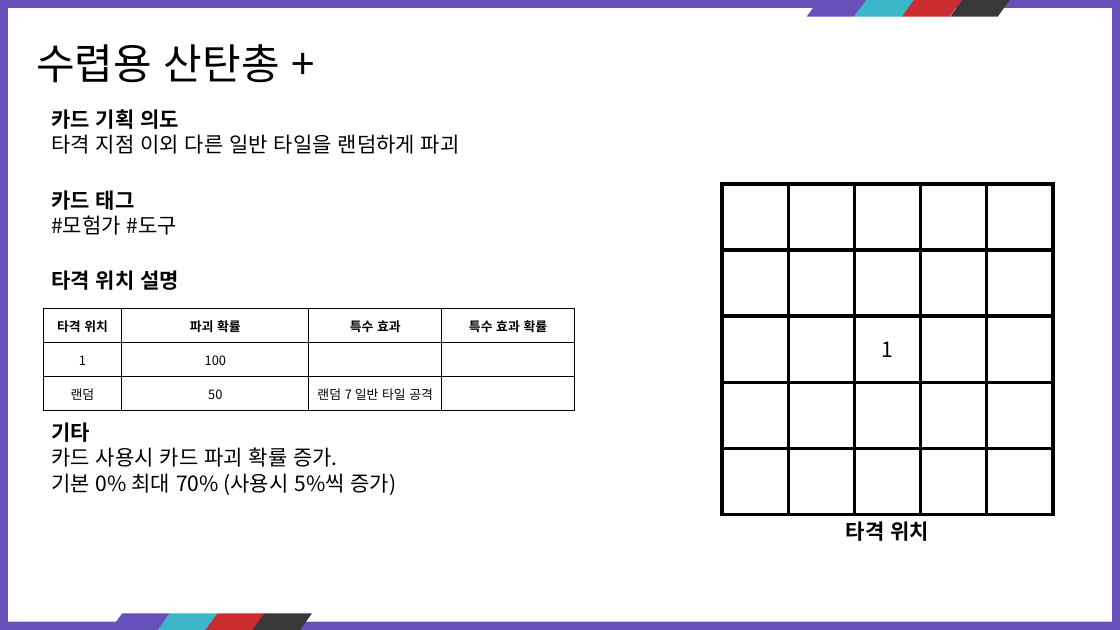
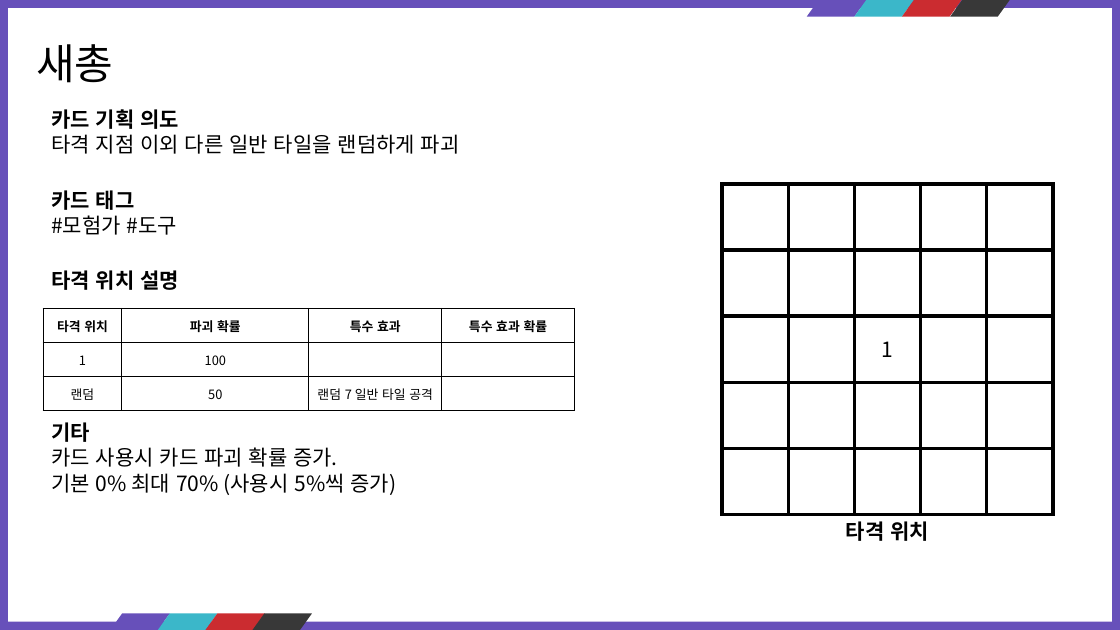
Before and after one commit to kauthor/FluffyDisdog, a slide deck: slide 18 of Plan/기획서/카드 정리.pptx. Drawn at 1120x630 pixels with LibreOffice and Linux fonts; fonts in the diff are those of the drawing. Boxes give left, top, right and bottom in pixels: in the first picture for what was removed or moved away, otherwise in the second. Text is boxed around its words. In the diff, an @@ line names an element or a change of style, - is before the commit and + after.

Commit message:
산탄총 샷건 산탄총 샷건
새총 새총 새총 새총

```diff
--- a/Plan/기획서/카드 정리.pptx
+++ b/Plan/기획서/카드 정리.pptx
@@ text at <box>36,44,113,83</box>: text changed @@
-수렵용 산탄총 +
+새총
```
Also in this commit, not shown: 1 other slide changed.
